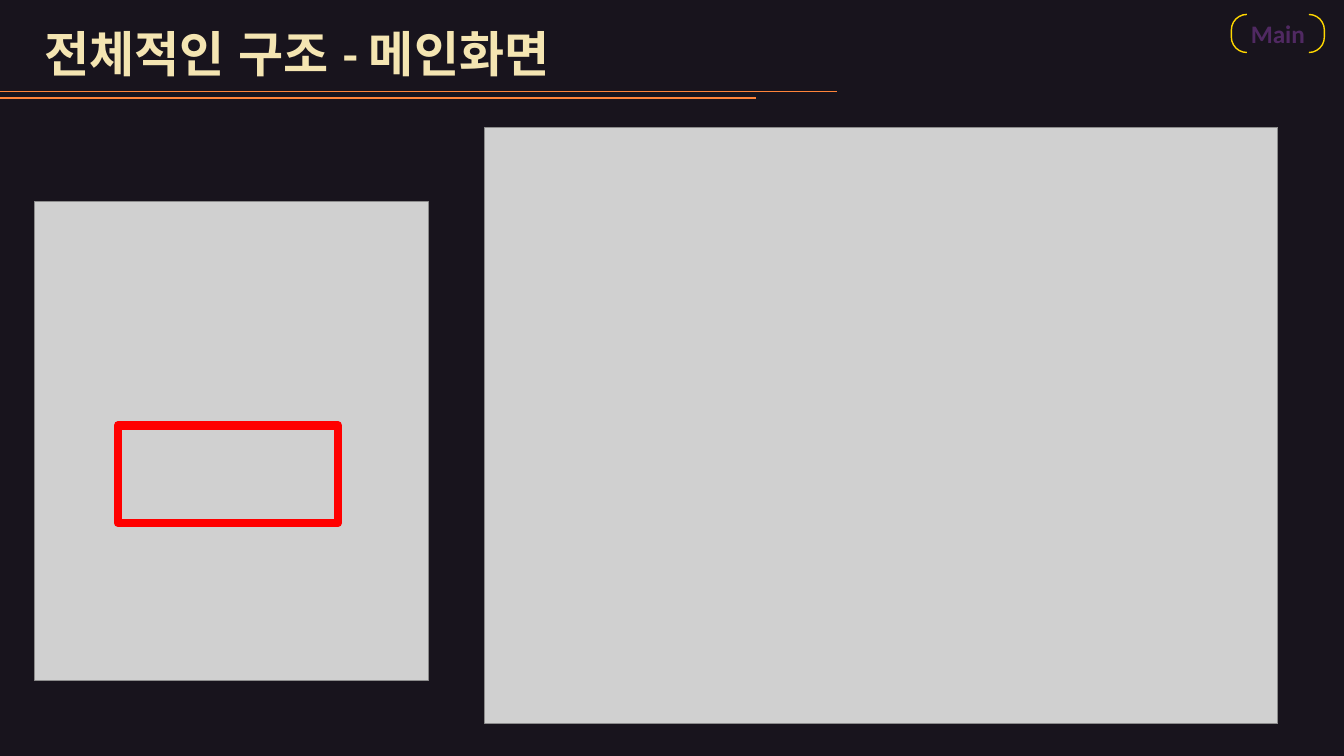
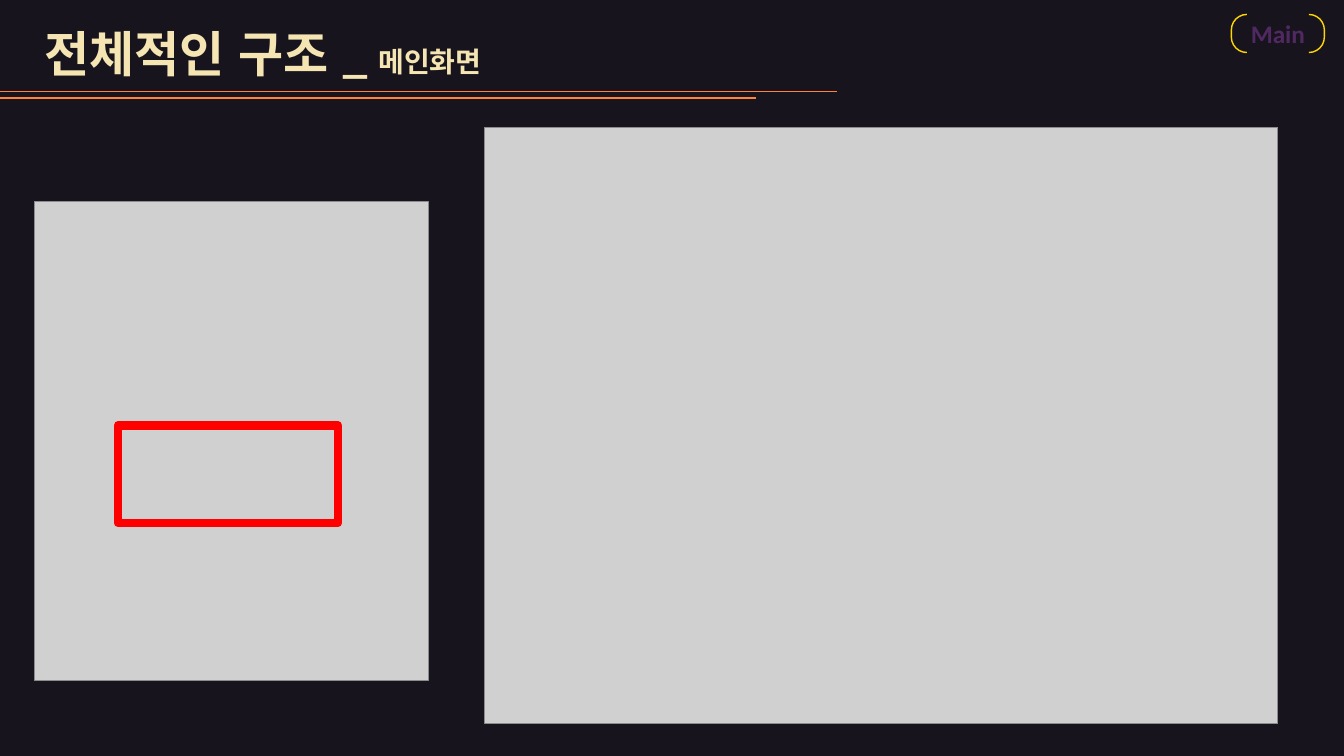
Before and after one commit to dndud3710/ProjectT, a slide deck: slide 5 of 발표자료.pptx. Drawn at 1344x756 pixels with LibreOffice and Linux fonts; fonts in the diff are those of the drawing; grey boxes stand for pictures. Boxes give left, top, right and bottom in pixels: in the first picture for what was removed or moved away, otherwise in the second. Text is boxed around its words. In the diff, an @@ line names an element or a change of style, - is before the commit and + after.

```diff
--- a/발표자료.pptx
+++ b/발표자료.pptx
@@ text at (45, 31, 481, 77): text changed @@
-전체적인 구조 - 메인화면
+전체적인 구조 _ 메인화면
```
Also in this commit, not shown: 6 other slides changed, 8 slides added, 2 slides removed, 17 other files.
